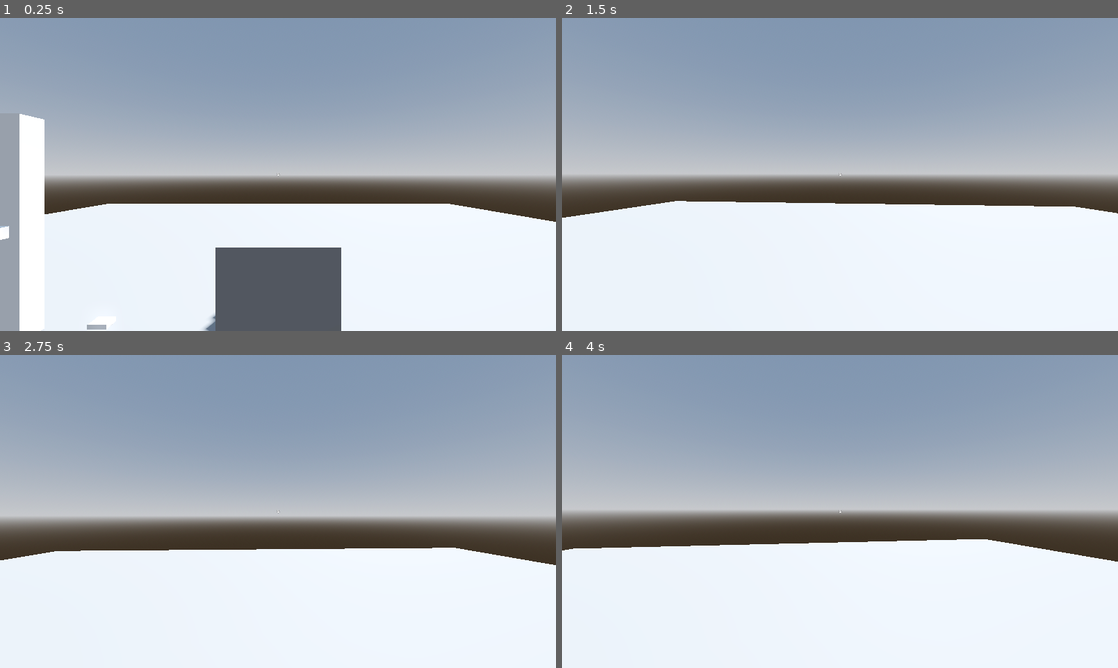
Above: before the commit, frames 1-4 (two rows, left to right).
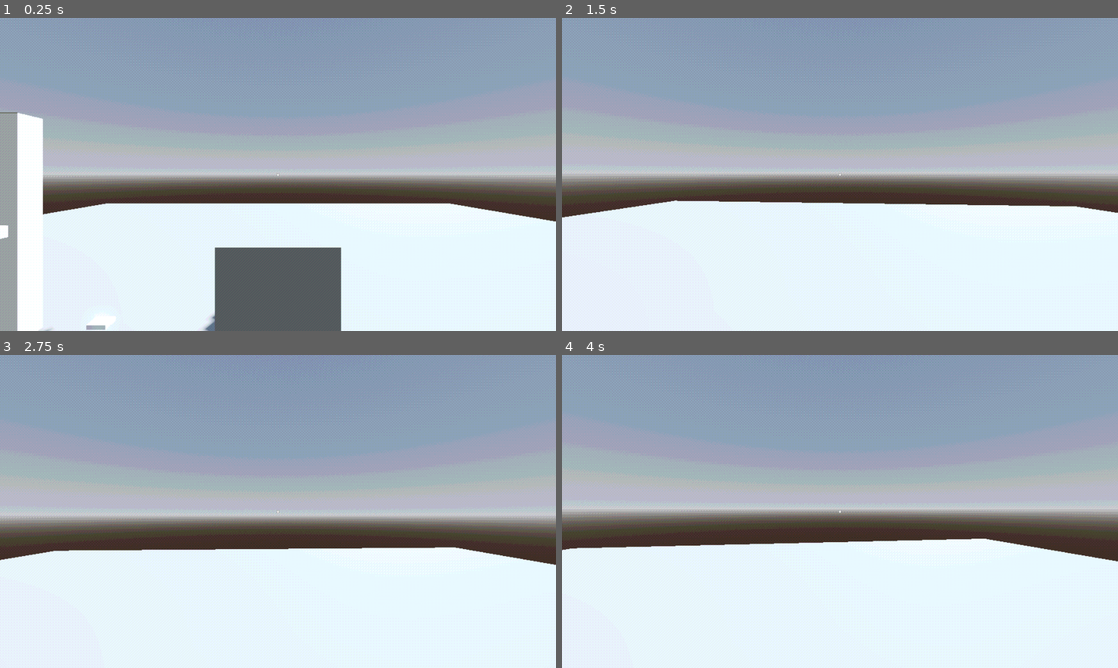
Above: after the commit, the same moments.

Repository: Tzeryushi/The-Filter
Game: Godot game, scene res://scenes/main.tscn
Two runs of this game, one before a commit and one after it. Both use one fixed random seed, a clock stepped at 60 frames per second and the inputs below. Sound files missing from this copy of the repository are replaced by a short silence.
Inputs (mouse positions are in pixels of both pictures, inside the frame that each line leads up to):
- Up to frame 1 (0.25 s): no input
- Up to frame 2 (1.5 s): tap Enter at 0.5 s; move the mouse to (867, 174) at 0.52 s; hold E (interact) 0.53-1.28 s; hold W (move_forward) from 0.53 s (still down); move the mouse to (812, 174) at 1.27 s; tap Ctrl (crouch) at 1.35 s
- Up to frame 3 (2.75 s): keep holding W (move_forward); tap E (interact) at 1.55, 2.3 s; tap Space at 2 s; move the mouse to (289, 505) at 2.02 s; hold G (drop) from 2.03 s (still down)
- Up to frame 4 (4 s): keep holding W (move_forward); tap Enter at 2.75 s; move the mouse to (834, 517) at 2.77 s; release G (drop) at 2.78 s; tap E (interact) at 2.85, 3.8 s; tap Space at 3.5 s; move the mouse to (878, 514) at 3.52 s; hold Mouse wheel up (swap_back) from 3.53 s (still down)

The runs differ from the first frame. In frame 1, 0.8% of the frame differs, in the area x 0-100%, y 30-100%; in frame 2, 0.3%; in frame 3, 0.3%; in frame 4, 0.3%.

Commit message:
basic shaders and viewport testing

Diff:
--- a/assets/interactables/example_interactable.tscn
+++ b/assets/interactables/example_interactable.tscn
@@ -1,11 +1,20 @@
-[gd_scene load_steps=6 format=3 uid="uid://dicw3t6guwoas"]
+[gd_scene load_steps=8 format=3 uid="uid://dicw3t6guwoas"]
 
 [ext_resource type="Script" path="res://assets/interactables/example_interactable.gd" id="1_4caaw"]
 [ext_resource type="PackedScene" uid="uid://bssfmatokdd48" path="res://assets/interactables/interaction_volume.tscn" id="2_ko7ji"]
 [ext_resource type="PackedScene" uid="uid://big3drf6ut05t" path="res://assets/interactables/example_door.glb" id="3_kmvdi"]
+[ext_resource type="Shader" path="res://resources/shaders/ps1_model.gdshader" id="4_ma67f"]
 
 [sub_resource type="BoxShape3D" id="BoxShape3D_itt2c"]
 size = Vector3(0.255371, 0.262695, 0.411865)
+
+[sub_resource type="ShaderMaterial" id="ShaderMaterial_gih5h"]
+render_priority = 0
+shader = ExtResource("4_ma67f")
+shader_parameter/affine_mapping = false
+shader_parameter/alpha_scissor = 0.5
+shader_parameter/jitter = 0.25
+shader_parameter/resolution = Vector2i(320, 240)
 
 [sub_resource type="BoxShape3D" id="BoxShape3D_71dn3"]
 size = Vector3(0.905853, 2.10797, 0.207031)
@@ -23,6 +32,12 @@
 [node name="example_door" parent="." instance=ExtResource("3_kmvdi")]
 transform = Transform3D(1, 0, 0, 0, 1, 0, 0, 0, 1, 0.445535, 0, 0)
 
+[node name="Cube" parent="example_door" index="0"]
+material_override = SubResource("ShaderMaterial_gih5h")
+
+[node name="Cube_001" parent="example_door" index="1"]
+material_override = SubResource("ShaderMaterial_gih5h")
+
 [node name="StaticBody3D" type="StaticBody3D" parent="."]
 
 [node name="CollisionShape3D" type="CollisionShape3D" parent="StaticBody3D"]
--- a/assets/interactables/items/base_item.tscn
+++ b/assets/interactables/items/base_item.tscn
@@ -11,6 +11,7 @@
 script = ExtResource("1_w18fc")
 
 [node name="InteractionVolume" parent="." instance=ExtResource("2_i1atj")]
+interaction_text = "Pick up base item"
 
 [node name="CollisionShape3D" type="CollisionShape3D" parent="InteractionVolume"]
 transform = Transform3D(0.194122, 0, 0, 0, -0.0473733, -1.10381e-08, 0, 4.1415e-09, -0.126261, 0, 0.02338, 0)
--- a/entities/player/player.tscn
+++ b/entities/player/player.tscn
@@ -248,7 +248,7 @@
 }
 
 [node name="BasePlayerItem" type="Node3D" parent="PlayerCamera/ItemManager/InventoryRig"]
-transform = Transform3D(1, 0, 0, 0, 0.24331, -0.969948, 0, 0.969948, 0.24331, 0, 1.39667, 0)
+transform = Transform3D(1, 0, 0, 0, 0.243309, -0.969948, 0, 0.969948, 0.243309, 0, 1.39667, 0)
 visible = false
 script = ExtResource("12_q322k")
 item_resource = ExtResource("11_f018m")
--- /dev/null
+++ b/resources/shaders/ps1_model.gdshader
@@ -0,0 +1,50 @@
+shader_type spatial;
+render_mode blend_mix,
+	cull_disabled,
+	depth_prepass_alpha,
+	shadows_disabled,
+	specular_disabled,
+	vertex_lighting;
+
+uniform bool affine_mapping = false;
+uniform sampler2D albedo : source_color, filter_nearest;
+uniform float alpha_scissor : hint_range(0, 1) = 0.5;
+uniform float jitter: hint_range(0, 1) = 0.25;
+uniform ivec2 resolution = ivec2(320, 240);
+
+vec4 snap_to_position(vec4 base_position)
+{
+	vec4 snapped_position = base_position;
+	snapped_position.xyz = base_position.xyz / base_position.w;
+
+	vec2 snap_resulotion = floor(vec2(resolution) * (1.0 - jitter));
+	snapped_position.x = floor(snap_resulotion.x * snapped_position.x) / snap_resulotion.x;
+	snapped_position.y = floor(snap_resulotion.y * snapped_position.y) / snap_resulotion.y;
+
+	snapped_position.xyz *= base_position.w;
+	return snapped_position;
+}
+
+void vertex()
+{
+	vec4 snapped_position = snap_to_position(PROJECTION_MATRIX * MODELVIEW_MATRIX * vec4(VERTEX, 1.0));
+	if (affine_mapping)
+	{
+		POSITION = snapped_position;
+		POSITION /= abs(POSITION.w);
+	}
+	else
+	{
+		POSITION = snapped_position;
+	}
+}
+
+void fragment()
+{
+	vec4 color_base = COLOR;
+	vec4 texture_color = texture(albedo, UV);
+
+	ALBEDO = (color_base * texture_color).rgb;
+	ALPHA = texture_color.a * color_base.a;
+	ALPHA_SCISSOR_THRESHOLD = alpha_scissor;
+}
--- /dev/null
+++ b/resources/shaders/ps1_post.gdshader
@@ -0,0 +1,72 @@
+shader_type canvas_item;
+
+render_mode unshaded;
+
+#define MAXCOLORS 16
+
+uniform bool enabled = true;
+uniform bool dithering = true;
+uniform int colors : hint_range(1, MAXCOLORS) = 12;
+uniform int dither_size: hint_range(1, 8) = 2;
+
+float dithering_pattern(ivec2 fragcoord) {
+	const float pattern[] = {
+		0.00, 0.50, 0.10, 0.65,
+		0.75, 0.25, 0.90, 0.35,
+		0.20, 0.70, 0.05, 0.50,
+		0.95, 0.40, 0.80, 0.30
+	};
+
+	int x = fragcoord.x % 4;
+	int y = fragcoord.y % 4;
+
+	return pattern[y * 4 + x];
+}
+
+float reduce_color(float raw, float dither, int depth) {
+	float div = 1.0 / float(depth);
+	float val = 0.0;
+	int i = 0;
+
+	while (i <= MAXCOLORS)
+	{
+		if (raw > div * (float(i + 1))) {
+			i = i + 1;
+			continue;
+		}
+
+		if (raw * float(depth) - float(i) <= dither * 0.999)
+		{
+			val = div * float(i);
+		}
+		else
+		{
+			val = div * float(i + 1);
+		}
+		return val;
+
+		i = i+1;
+	}
+
+	return val;
+}
+
+void fragment() {
+	vec4 raw = texture(TEXTURE, SCREEN_UV);
+	ivec2 uv = ivec2(FRAGCOORD.xy / float(dither_size));
+
+	if (enabled == true){
+		float dithering_value = 1.0;
+		if (dithering)
+		{
+			dithering_value = dithering_pattern(uv);
+		}
+
+		COLOR.r = reduce_color(raw.r, (dithering_value - 0.5) * dithering_value + 0.5, colors - 1);
+		COLOR.g = reduce_color(raw.g, (dithering_value - 0.5) * dithering_value + 0.5, colors - 1);
+		COLOR.b = reduce_color(raw.b, (dithering_value - 0.5) * dithering_value + 0.5, colors - 1);
+
+	} else {
+		COLOR.rgb = raw.rgb;
+	}
+}
--- a/scenes/main.gd
+++ b/scenes/main.gd
@@ -1,5 +1,9 @@
 extends Node
 
+@export var sub_view : SubViewport
+
 func _ready() -> void:
-	SceneManager.set_container(self)
+
+	print(sub_view.size)
+	SceneManager.set_container($SubViewportContainer/SubViewport/GameSpace)
 	SceneManager.init()
--- a/scenes/main.tscn
+++ b/scenes/main.tscn
@@ -1,6 +1,32 @@
-[gd_scene load_steps=2 format=3 uid="uid://d1en1xum8xesq"]
+[gd_scene load_steps=4 format=3 uid="uid://d1en1xum8xesq"]
 
 [ext_resource type="Script" path="res://scenes/main.gd" id="1_r1ksx"]
+[ext_resource type="Shader" path="res://resources/shaders/ps1_post.gdshader" id="2_lsyjl"]
 
-[node name="Main" type="Node"]
+[sub_resource type="ShaderMaterial" id="ShaderMaterial_o4dsy"]
+shader = ExtResource("2_lsyjl")
+shader_parameter/enabled = true
+shader_parameter/dithering = true
+shader_parameter/colors = 12
+shader_parameter/dither_size = 2
+
+[node name="Main" type="Node" node_paths=PackedStringArray("sub_view")]
 script = ExtResource("1_r1ksx")
+sub_view = NodePath("SubViewportContainer/SubViewport")
+
+[node name="SubViewportContainer" type="SubViewportContainer" parent="."]
+material = SubResource("ShaderMaterial_o4dsy")
+anchors_preset = 15
+anchor_right = 1.0
+anchor_bottom = 1.0
+grow_horizontal = 2
+grow_vertical = 2
+stretch = true
+
+[node name="SubViewport" type="SubViewport" parent="SubViewportContainer"]
+handle_input_locally = false
+scaling_3d_scale = 0.5
+size = Vector2i(1920, 1080)
+render_target_update_mode = 4
+
+[node name="GameSpace" type="Node" parent="SubViewportContainer/SubViewport"]
Not shown, changed: resources/proto_assets/base_item.blend
Not shown, changed: resources/proto_assets/base_item.blend1
